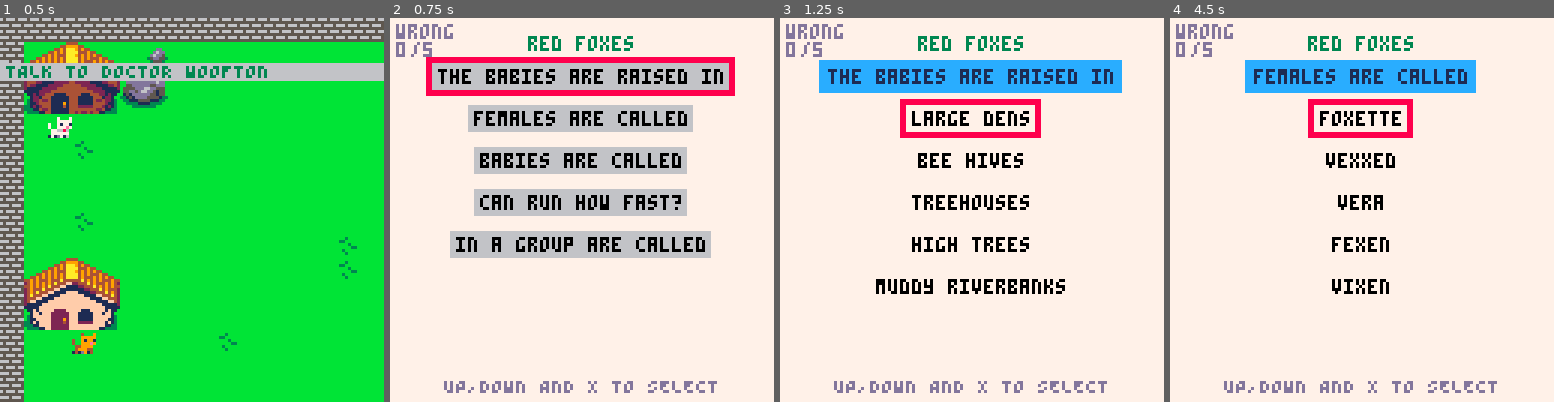
Above: before the commit, frames 1-4 (left to right).
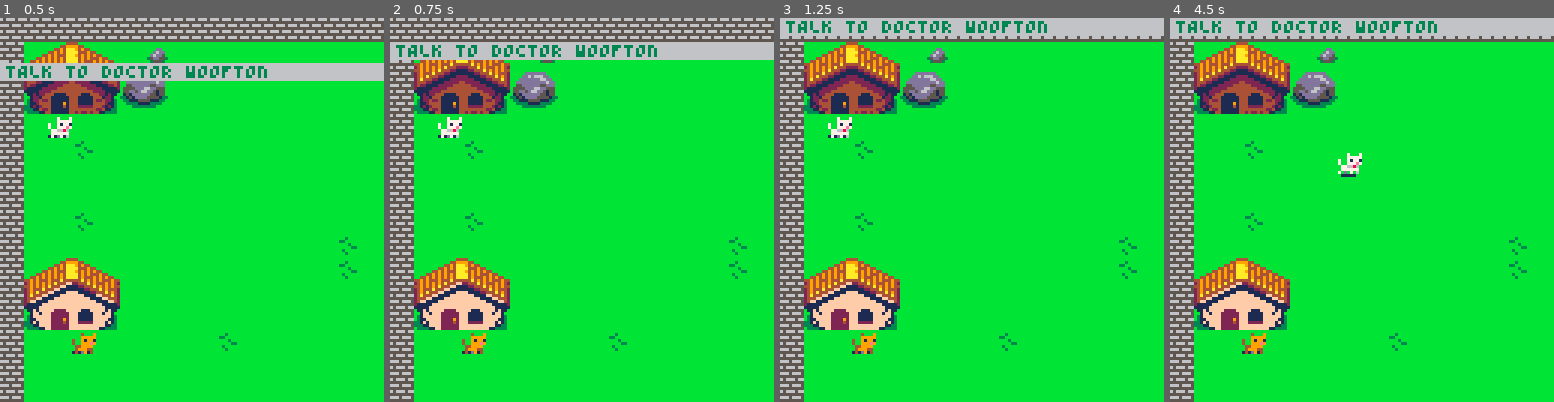
Above: after the commit, the same moments.

Repository: Mackeriah/FurlockBones-game
Game: PICO-8 cartridge furlock bones.p8
Two runs of this game, one before a commit and one after it. Both use one fixed random seed, a clock stepped at 60 frames per second and the inputs below.
Inputs:
- Up to frame 1 (0.5 s): tap X (X key) at 0.33 s
- Up to frame 2 (0.75 s): tap O (Z key) at 0.7 s
- Up to frame 3 (1.25 s): tap X (X key) at 1.07 s
- Up to frame 4 (4.5 s): hold Right 1.6-2.1 s; tap O (Z key) every 0.4 s from 1.7 to 4.1 s; tap X (X key) at 1.85, 2.97, 4.08 s; hold Up 2.15-2.42 s; hold Right 2.47-3.03 s; hold Left 3.08-3.58 s; hold Down 3.63-3.97 s; hold Right from 4.02 s (still down)

Frame 1 is identical in both runs. In frame 2, 100% of the frame differs, in the area x 0-100%, y 0-100%; in frame 3, 100%; in frame 4, 100%.

Commit message:
bug fixes

Diff:
--- a/furlock bones.p8
+++ b/furlock bones.p8
@@ -57,9 +57,10 @@
 	gameCompleted = false
 	--owlBookState = "going downstairs"
 	--objectiveCurrent = "TAKE THE PAGES TO WOOFTON"
-	wordgamePagesCollected = true
-
-end
+	--wordgamePagesCollected = true
+end
+
+
 
 function displayDevName()
 	rectfill(0, 0, 127, 127, 0) -- background colour
@@ -330,7 +331,7 @@
 			animal.list[animal.active] == "red pandas" then
 				if conversation_state == "level1" then
 					new_conversation({"rrruff! furlock,","good to see you!"})
-					if (btnp(❎)) then conversation_state = "pages2" end
+					if (btnp(❎)) then conversation_state = "pandaPages2" end
 
 				elseif conversation_state == "pandaPages2" then
 					new_conversation({"ooh are these the","red panda pages?","amazing!"})
@@ -1577,7 +1578,7 @@
 	end
 	if itemsBroken == 4 then
 		print("ooh, here we are", owl.x-60, owl.y+60, owl.speechColour)
-		print("\"the big book of red foxes\".", owl.x-65, owl.y+66, owl.speechColour)
+		print("\"the big book of red pandas\".", owl.x-65, owl.y+66, owl.speechColour)
 	end
 	if itemsBroken == 5 then
 		print("i just need to be careful", owl.x-60, owl.y+60, owl.speechColour)
